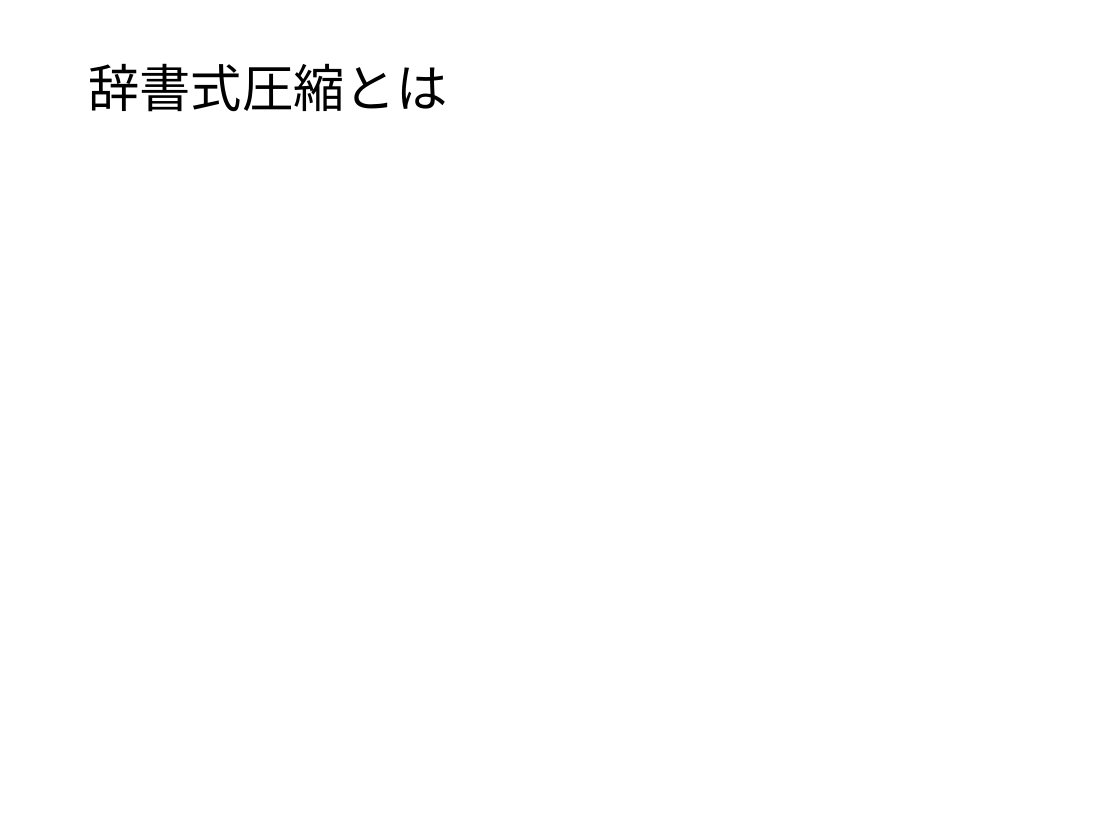
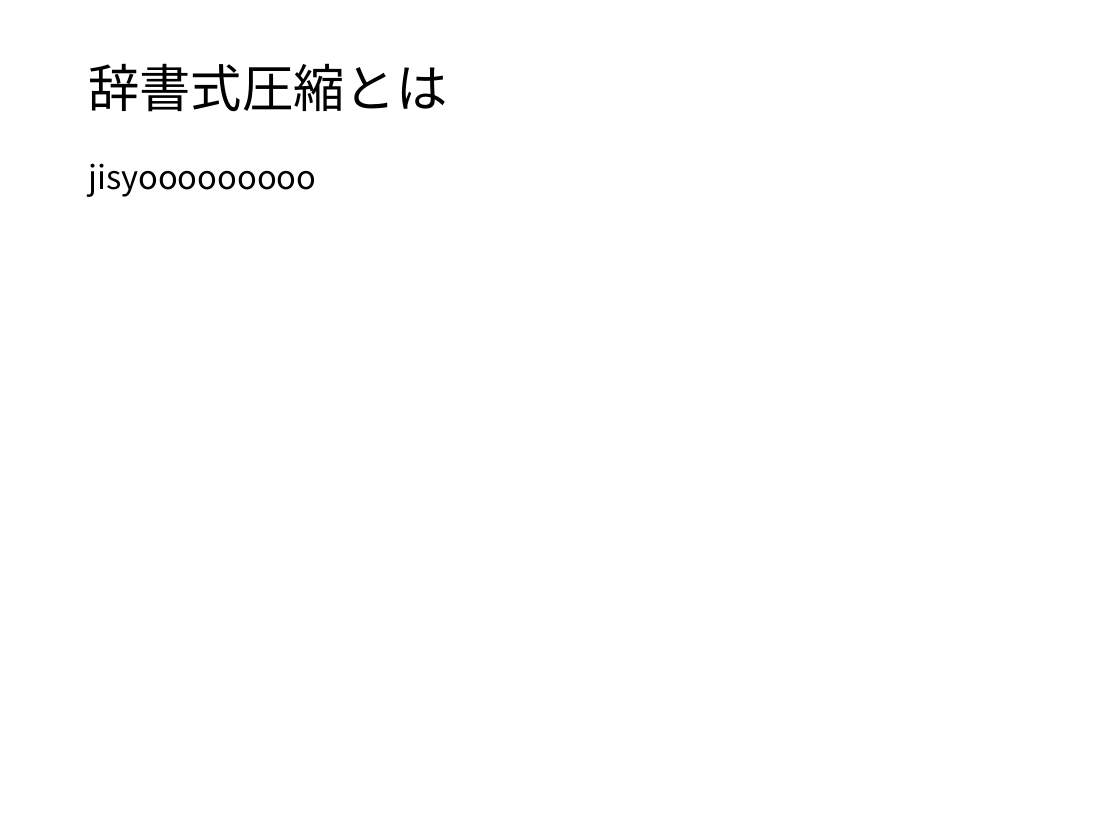
Before and after one commit to kazukikai/mojiretu_happyou, a slide deck: slide 2 of プレゼンテーション3.pptx. Drawn at 1120x840 pixels with LibreOffice and Linux fonts; fonts in the diff are those of the drawing. Boxes give left, top, right and bottom in pixels: in the first picture for what was removed or moved away, otherwise in the second. Text is boxed around its words. In the diff, an @@ line names an element or a change of style, - is before the commit and + after.

Commit message:
jisyoooo

```diff
--- a/プレゼンテーション3.pptx
+++ b/プレゼンテーション3.pptx
@@ text added at [88, 163, 316, 197], 21 pt, text #000000 @@
+jisyooooooooo
```
